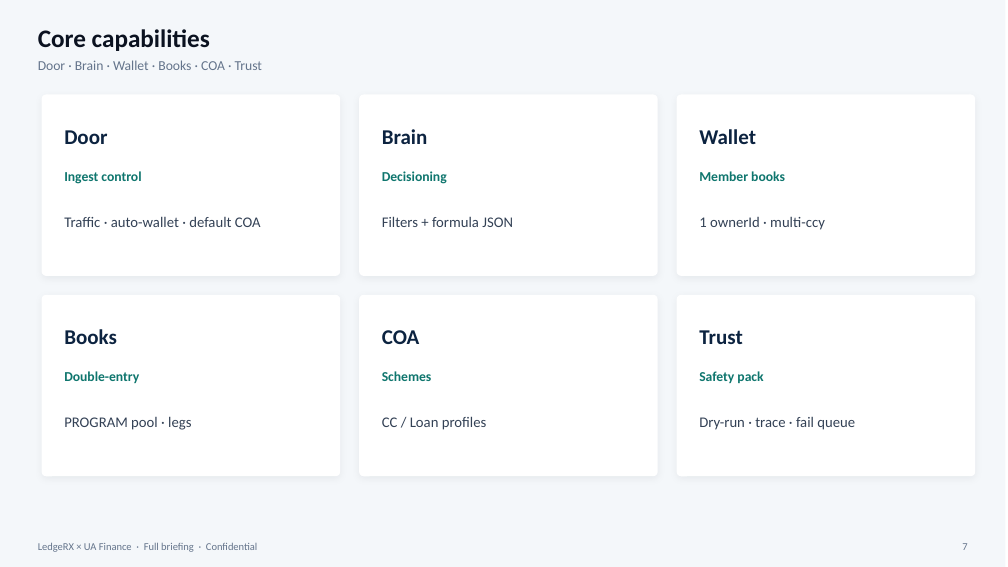
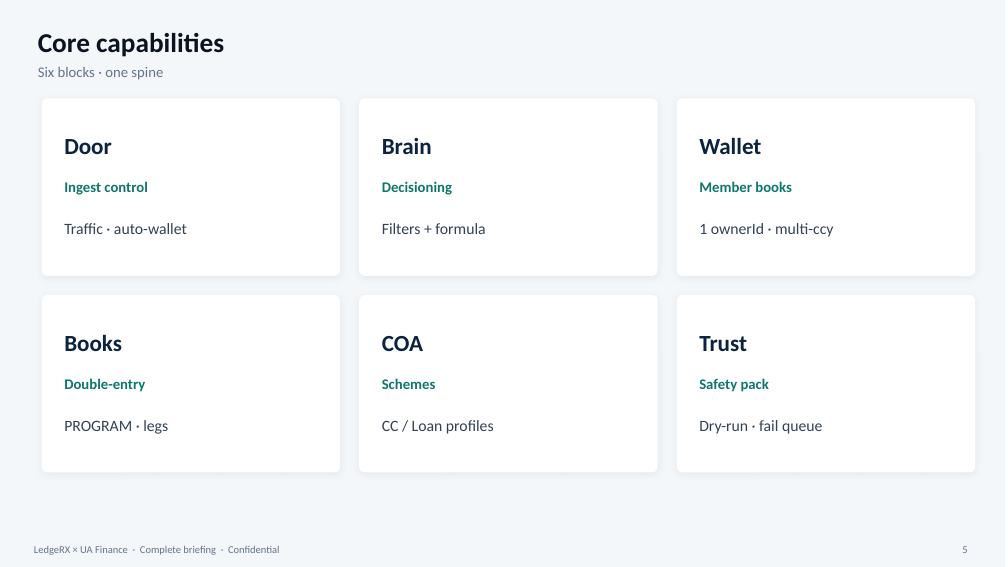
Before and after one commit to yky32/ledger-engine, a slide deck: slide 7 of docs/decks/LedgeRX-Executive-Briefing-v2.pptx (slide 8 before the commit). Drawn at 1008x567 pixels with LibreOffice and Linux fonts; fonts in the diff are those of the drawing. Boxes give left, top, right and bottom in pixels: in the first picture for what was removed or moved away, otherwise in the second. Text is boxed around its words. In the diff, an @@ line names an element or a change of style, - is before the commit and + after.

Commit message:
docs: single complete UAF briefing (product+arch+demo+appendix)

```diff
--- a/docs/decks/LedgeRX-Executive-Briefing-v2.pptx
+++ b/docs/decks/LedgeRX-Executive-Briefing-v2.pptx
@@ text "Core capabilities" at bbox=[38, 33, 224, 57]: size 24 to 26 pt @@
@@ text at bbox=[38, 67, 163, 80]: text changed; size 13 to 14 pt @@
-Door · Brain · Wallet · Books · COA · Trust
+Six blocks · one spine
@@ text "Door": place and size @@
-text "Door" at bbox=[64, 130, 107, 144]
+text "Door" at bbox=[64, 139, 112, 154]
@@ text "Brain": place and size @@
-text "Brain" at bbox=[382, 129, 428, 144]
+text "Brain" at bbox=[382, 138, 432, 154]
@@ size 20 to 22 pt in 6 elements at bbox=[64, 334, 122, 351], bbox=[382, 336, 423, 351], bbox=[699, 336, 747, 351], bbox=[64, 139, 112, 154], bbox=[382, 138, 432, 154], bbox=[699, 137, 761, 154] @@
@@ text "Wallet": place and size @@
-text "Wallet" at bbox=[699, 129, 756, 144]
+text "Wallet" at bbox=[699, 137, 761, 154]
@@ 6 texts: place and size @@
-6 texts at bbox=[64, 171, 785, 383]
+6 texts at bbox=[64, 181, 792, 392]
@@ size 13 to 14 pt in 6 elements at bbox=[64, 378, 145, 392], bbox=[382, 378, 436, 389], bbox=[699, 378, 769, 392], bbox=[64, 181, 147, 195], bbox=[382, 181, 452, 195], bbox=[699, 181, 792, 192] @@
@@ text at bbox=[64, 223, 187, 234]: text changed; size 14 to 15 pt @@
-Traffic · auto-wallet · default COA
+Traffic · auto-wallet
@@ text at bbox=[382, 223, 485, 234]: text changed; size 14 to 15 pt @@
-Filters + formula JSON
+Filters + formula
@@ text "1 ownerId · multi-ccy" at bbox=[699, 223, 833, 237]: size 14 to 15 pt @@
@@ proportions changed in 6 elements at bbox=[42, 98, 340, 276], bbox=[359, 98, 658, 276], bbox=[677, 98, 975, 276], bbox=[42, 295, 340, 473], bbox=[359, 295, 658, 473], bbox=[677, 295, 975, 473] @@
@@ text "CC / Loan profiles" at bbox=[382, 420, 494, 434]: size 14 to 15 pt @@
@@ text at bbox=[64, 420, 168, 434]: text changed; size 14 to 15 pt @@
-PROGRAM pool · legs
+PROGRAM · legs
@@ text at bbox=[699, 420, 822, 434]: text changed; size 14 to 15 pt @@
-Dry-run · trace · fail queue
+Dry-run · fail queue
@@ text at bbox=[34, 546, 279, 555]: text changed @@
-LedgeRX × UA Finance · Full briefing · Confidential
+LedgeRX × UA Finance · Complete briefing · Confidential
@@ text at bbox=[962, 546, 967, 553]: text changed @@
-7
+5
```
Also in this commit, not shown: 10 other slides changed, 18 slides added, 15 slides removed, 7 other files.
